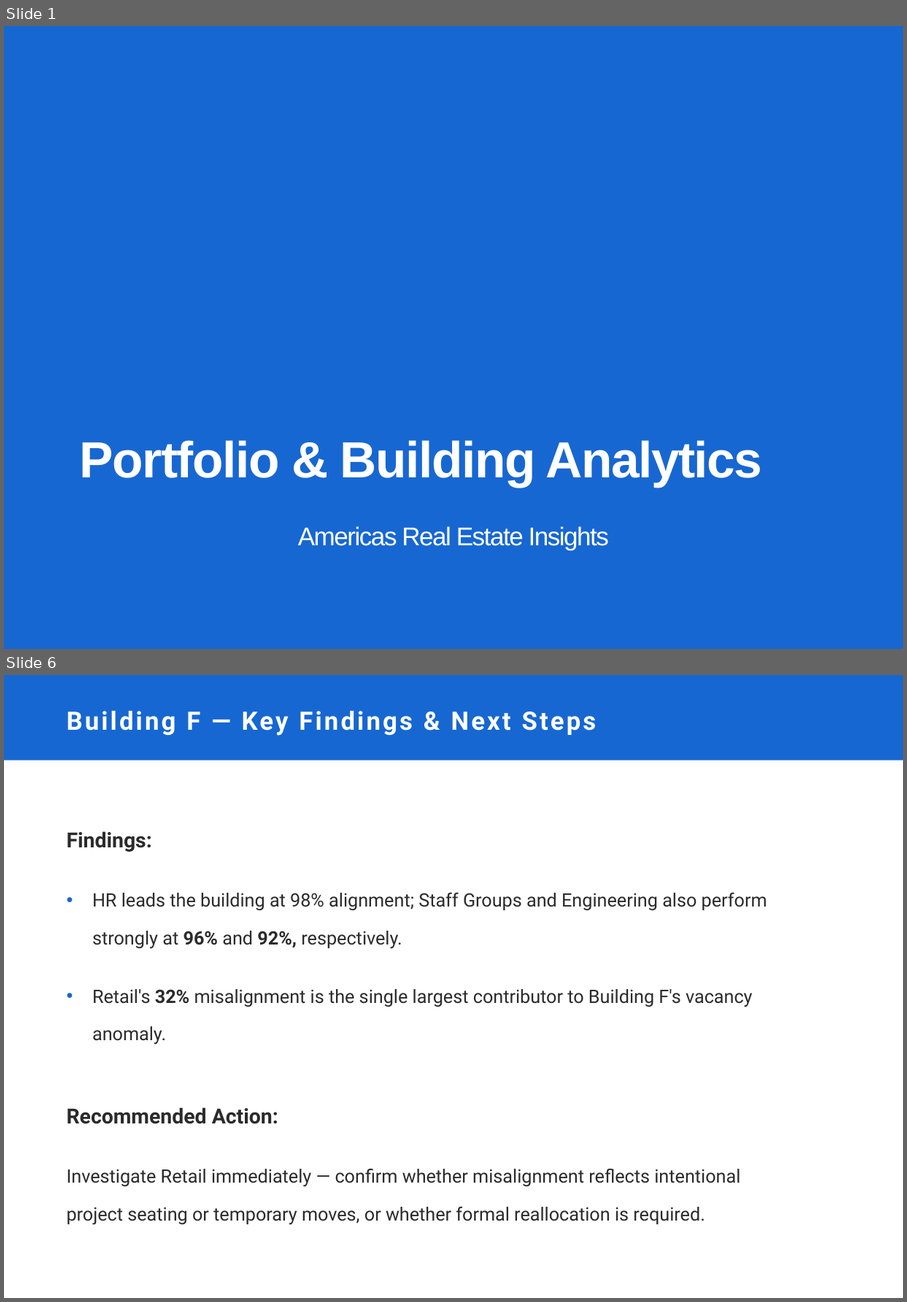
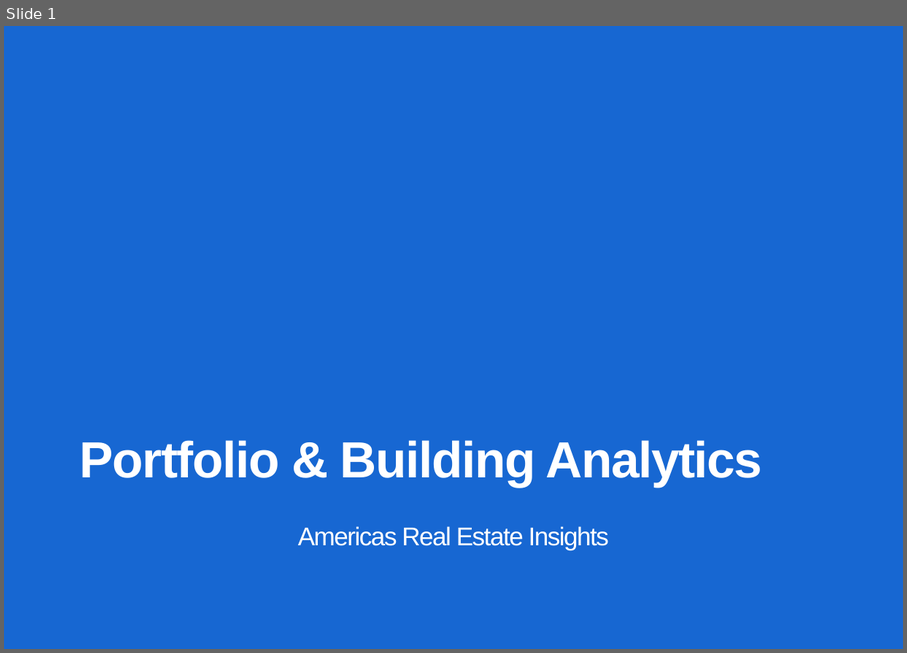
Before and after one commit to parokshs/conversational-ui, a slide deck: src/demo/presentation/assets/CWP_Template.pptx. Shown one above the other, each under a label of ours: slides 1 and 6 before the commit, slide 1 after it; the slides between them are not shown. The pictures are 907x1302 and 907x653 pixels, drawn with LibreOffice and Linux fonts; fonts in the diff are those of the drawing; background and template pictures are left out; a plain dark background stands for a picture behind light text. Boxes give left, top, right and bottom in pixels: in the first picture for what was removed or moved away, otherwise in the second. Text is boxed around its words. In the diff, an @@ line names an element or a change of style, - is before the commit and + after.

```diff
--- a/src/demo/presentation/assets/CWP_Template.pptx
+++ b/src/demo/presentation/assets/CWP_Template.pptx
@@ slide 6 removed at (4,675,903,1298), background #FFFFFF @@
@@ rectangle removed at (4,675,903,760) @@
@@ title removed at (67,711,597,736) @@
-Building F — Key Findings & Next Steps
@@ text removed at (67,831,768,1225) @@
-Findings:
-• HR leads the building at 98% alignment; Staff Groups and Engineering also perform strongly at 96% and 92%, respectively.
-• Retail's 32% misalignment is the single largest contributor to Building F's vacancy anomaly.
-Recommended Action:
-Investigate Retail immediately — confirm whether misalignment reflects intentional project seating or temporary moves, or whether formal reallocation is required.
```
Also in this commit, not shown: 4 slides changed, 1 slide added, 6 other slides removed, 29 other files.
